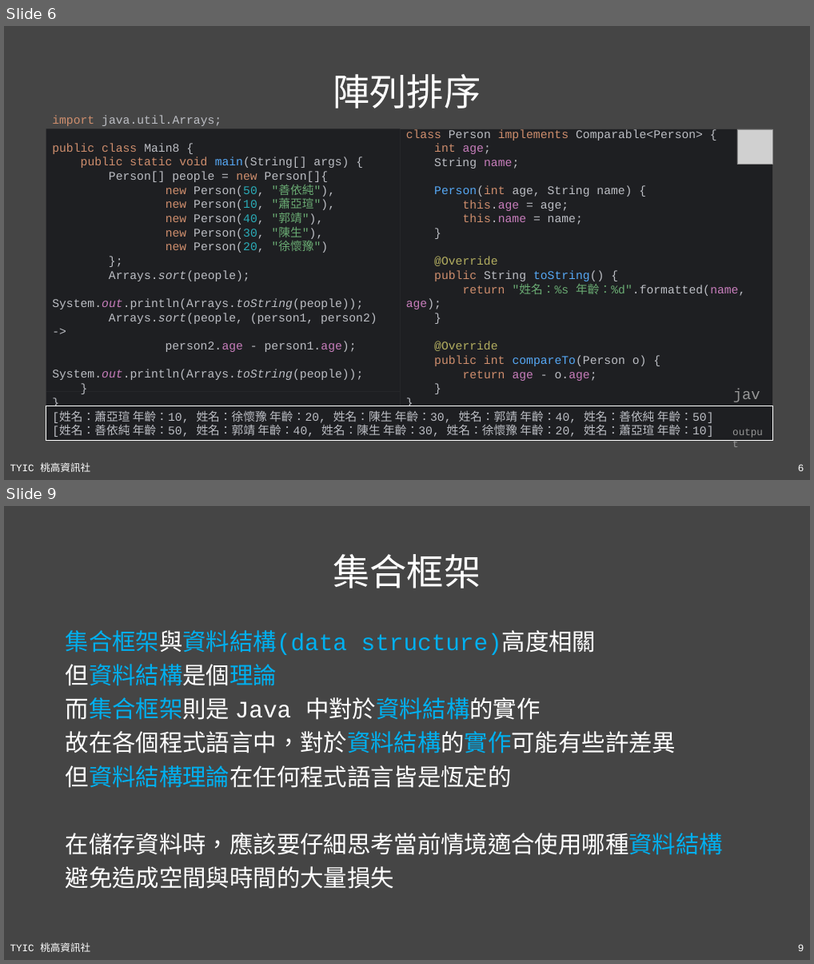
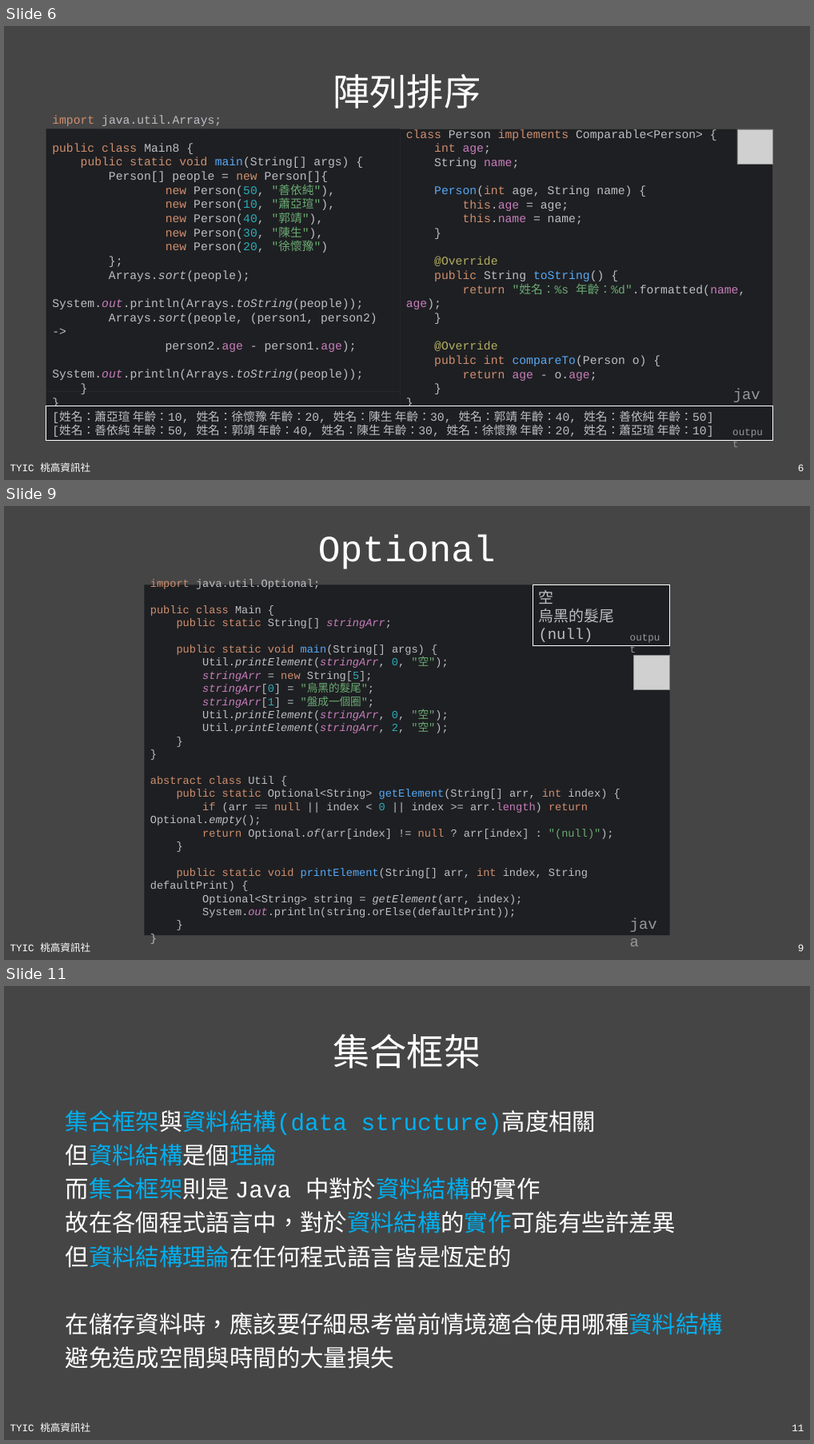
Before and after one commit to TYSHIC/slides, a slide deck: ppt/14_工具類別(2).pptx. Shown one above the other, each under a label of ours: slides 6 and 9 before the commit, slides 6, 9 and 11 after it; the slides between them are not shown. The pictures are 814x964 and 814x1444 pixels, drawn with LibreOffice and Linux fonts; fonts in the diff are those of the drawing; grey boxes stand for pictures. Boxes give left, top, right and bottom in pixels: in the first picture for what was removed or moved away, otherwise in the second. Text is boxed around its words. In the diff, an @@ line names an element or a change of style, - is before the commit and + after.

```diff
--- a/ppt/14_工具類別(2).pptx
+++ b/ppt/14_工具類別(2).pptx
@@ slide 9 added at (4, 506, 810, 960), background #454545; not listed: 2 template elements that a slide beside it also shows @@
@@ title added at (318, 535, 496, 569), 44 pt, text #FFFFFF @@
+Optional
@@ rectangle added at (144, 584, 670, 935), fill #1E1F22, 13 pt, text #BCBEC4 @@
+import java.util.Optional;
+public class Main {
+public static String[] stringArr;
+public static void main(String[] args) {
+Util.printElement(stringArr, 0, "空");
+stringArr = new String[5];
+stringArr[0] = "烏黑的髮尾";
+stringArr[1] = "盤成一個圈";
+Util.printElement(stringArr, 0, "空");
+Util.printElement(stringArr, 2, "空");
+}
+}
+abstract class Util {
+public static Optional<String> getElement(String[] arr, int index) {
+if (arr == null || index < 0 || index >= arr.length) return Optional.empty();
+return Optional.of(arr[index] != null ? arr[index] : "(null)");
+}
+public static void printElement(String[] arr, int index, String defaultPrint) {
+Optional<String> string = getElement(arr, index);
+System.out.println(string.orElse(defaultPrint));
+}
+}
@@ rectangle added at (533, 584, 670, 646), fill #1E1F22, outline #FFFFFF 0.75 pt, 18 pt, text #BCBEC4 @@
+空
+烏黑的髮尾
+(null)
@@ text added at (625, 628, 670, 646), 12 pt, text #969696 @@
+output
@@ picture added at (634, 655, 670, 690) @@
@@ text added at (625, 911, 670, 935), 18 pt, text #969696 @@
+java
@@ what was slide 9 is now slide 11 @@
@@ page number at (792, 1424, 804, 1431): text changed @@
-9
+11
```
Also in this commit, not shown: 10 slides changed, 6 other slides added, 9 other files.
